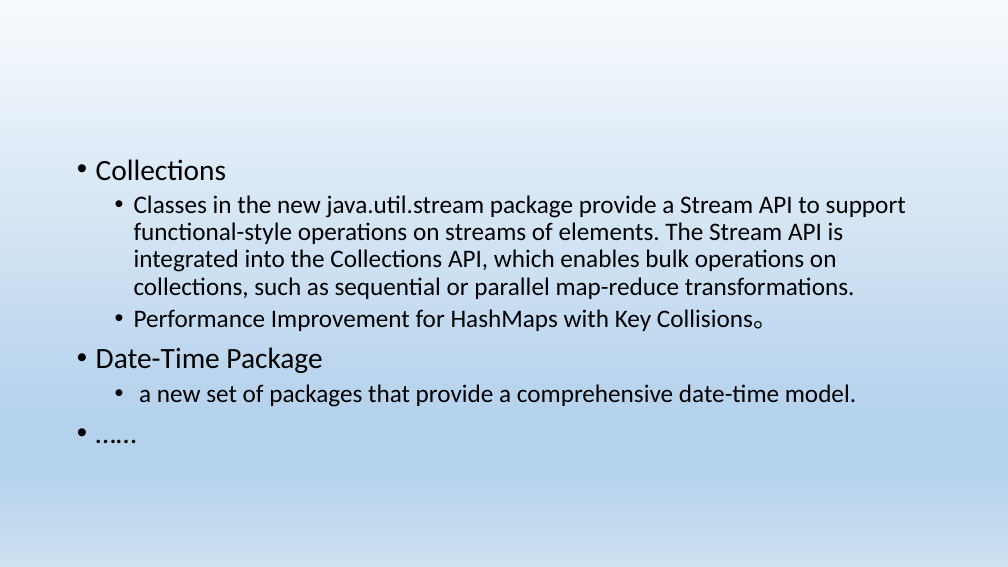
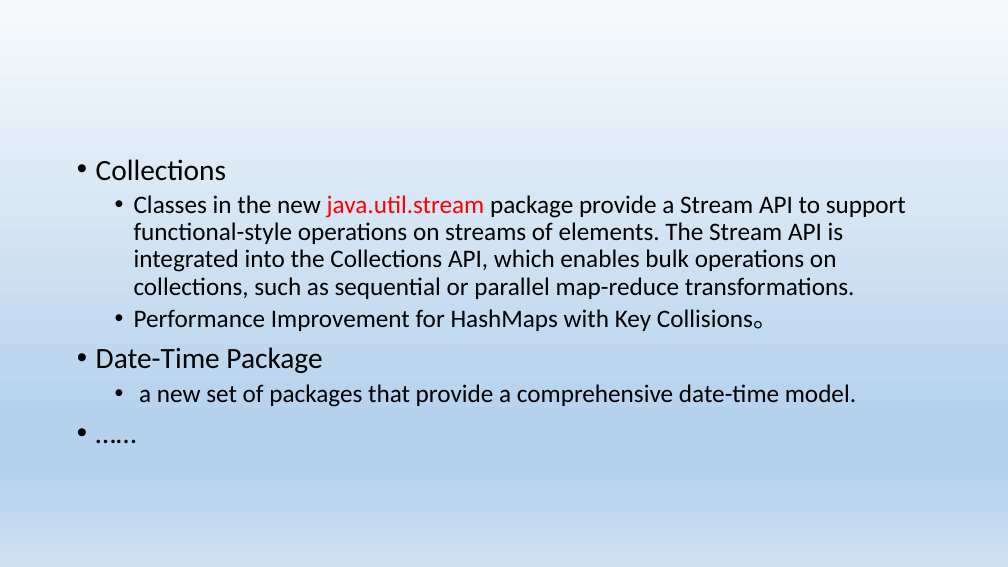
Before and after one commit to blackdancers/Java8Tutorial, a slide deck: slide 3 of src/main/resources/JAVA 8 Lambda表达式.pptx. Drawn at 1008x567 pixels with LibreOffice and Linux fonts; fonts in the diff are those of the drawing. Boxes give left, top, right and bottom in pixels: in the first picture for what was removed or moved away, otherwise in the second. Text is boxed around its words. In the diff, an @@ line names an element or a change of style, - is before the commit and + after.

```diff
--- a/src/main/resources/JAVA 8 Lambda表达式.pptx
+++ b/src/main/resources/JAVA 8 Lambda表达式.pptx
@@ text at [134,195,906,299]: text colour #000000 to #FF0000 in "java.util.stream" @@
```
Also in this commit, not shown: 2 other slides changed, 6 slides added.
